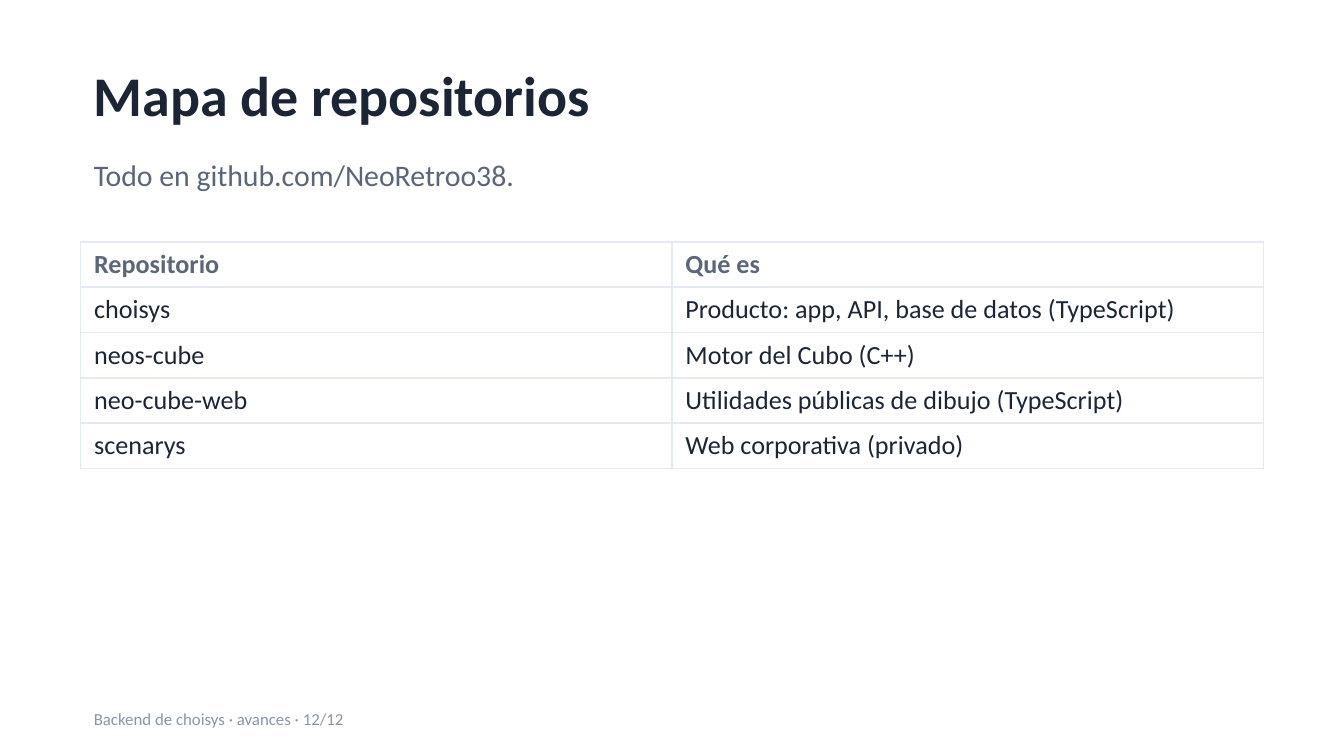
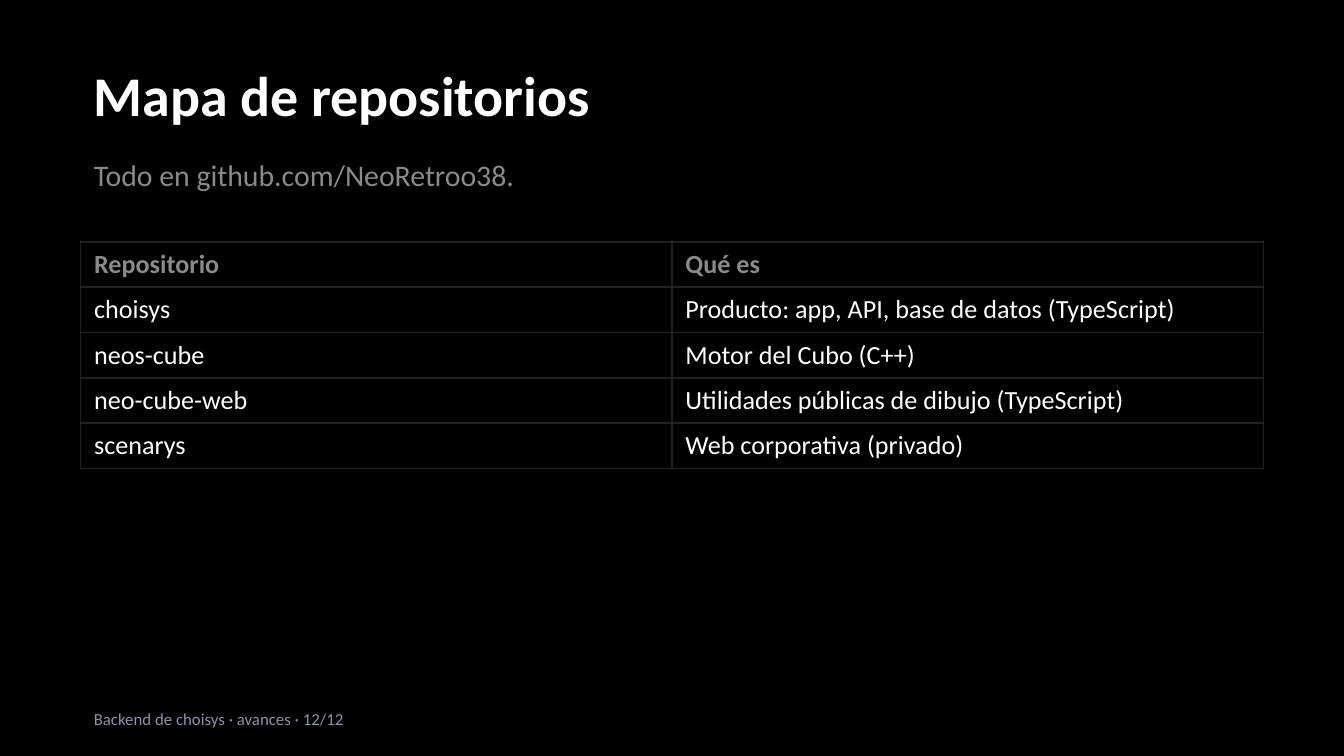
Before and after one commit to NeoRetroo38/choisys, a slide deck: slide 12 of docs/avances/avances-backend.pptx. Drawn at 1344x756 pixels with LibreOffice and Linux fonts; fonts in the diff are those of the drawing. Boxes give left, top, right and bottom in pixels: in the first picture for what was removed or moved away, otherwise in the second. Text is boxed around its words. In the diff, an @@ line names an element or a change of style, - is before the commit and + after.

Commit message:
docs: dark thin style for the Pages portal and the progress deck

```diff
--- a/docs/avances/avances-backend.pptx
+++ b/docs/avances/avances-backend.pptx
@@ background #FFFFFF to #000000 @@
@@ text "Mapa de repositorios" at (x1=94, y1=76, x2=589, y2=125): text colour #1B2536 to #FFFFFF @@
@@ text "Todo en github.com/NeoRetroo38." at (x1=94, y1=165, x2=514, y2=191): text colour #5B6679 to #8A8A8A @@
@@ table at (x1=81, y1=242, x2=1263, y2=463) @@
@@ text colour #5B6679 to #8A8A8A in "Repositorio", "Qué es" @@
@@ text colour #1B2536 to #FFFFFF @@
@@ borders changed @@
```
Also in this commit, not shown: 11 other slides changed, 4 other files.
